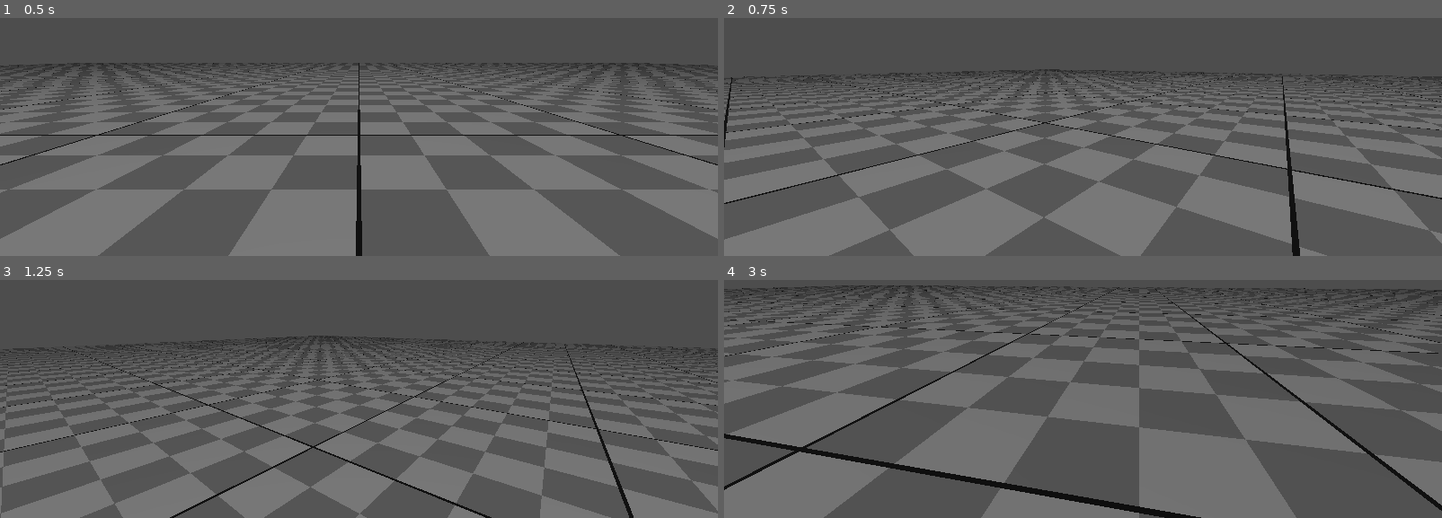
Above: before the commit, frames 1-4 (two rows, left to right).
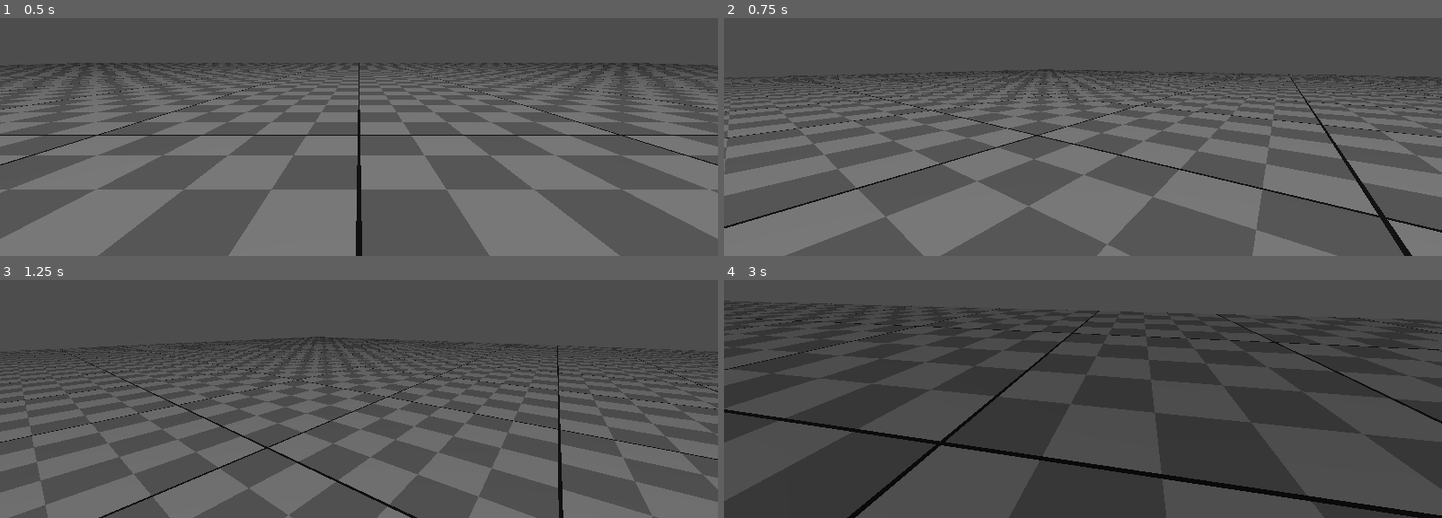
Above: after the commit, the same moments.

Repository: Aaron-Massey/untitledMazeGame
Game: Godot game, scene res://main.tscn
Two runs of this game, one before a commit and one after it. Both use one fixed random seed, a clock stepped at 60 frames per second and the inputs below.
Inputs (mouse positions are in pixels of both pictures, inside the frame that each line leads up to):
- Up to frame 1 (0.5 s): no input
- Up to frame 2 (0.75 s): move the mouse to (1118, 53) at 0.52 s; hold W (move_up) from 0.53 s (still down); hold Shift (move_sprint, bound only after the commit) from 0.53 s (still down); click (1118, 53) at 0.6 s
- Up to frame 3 (1.25 s): keep holding W (move_up); keep holding Shift (move_sprint, bound only after the commit); tap Space (jump) at 0.77, 1.07 s
- Up to frame 4 (3 s): keep holding W (move_up); move the mouse to (1047, 318) at 1.27 s; release Shift (move_sprint, bound only after the commit) at 1.28 s; tap Shift (move_sprint, bound only after the commit) at 1.35 s; tap Space (jump) at 1.52, 1.55, 1.82, 2.1 s; move the mouse to (1097, 308) at 2.02 s; click (1097, 308) at 2.3 s; move the mouse to (1075, 322) at 2.77 s; click (1075, 322) at 2.85 s

Frame 1 is identical in both runs. In frame 2, 24% of the frame differs, in the area x 0-100%, y 21-100%; in frame 3, 26%; in frame 4, 59%, in the area x 0-100%, y 2-100%.

Commit message:
updated character movement

Diff:
--- a/main.tscn
+++ b/main.tscn
@@ -1,22 +1,17 @@
 [gd_scene format=3 uid="uid://ddf3rnkg4j1ua"]
 
+[ext_resource type="Script" uid="uid://bdl0blcbpcuix" path="res://main.gd" id="1_h2yge"]
 [ext_resource type="PackedScene" uid="uid://dtsr1sipecr5w" path="res://assets/maps/testMap.tscn" id="2_0xm2m"]
 [ext_resource type="PackedScene" uid="uid://dikss4lhjyr5t" path="res://playerCharacter/Character.tscn" id="2_a0tk4"]
 
 [node name="Main" type="Node3D" unique_id=1523194918]
+script = ExtResource("1_h2yge")
 
 [node name="CharacterBody3D" parent="." unique_id=194776046 instance=ExtResource("2_a0tk4")]
 transform = Transform3D(1, 0, 0, 0, 1, 0, 0, 0, 1, 0, 1.9676371, 0)
 axis_lock_angular_y = true
 axis_lock_angular_z = true
-acceleration = 5.0
-deceleration = 25.0
-topSpeed = 10.0
-jumpVelocity = null
-FOV = null
-TILT_LOWER_LIMIT = null
-TILT_UPPER_LIMIT = null
-MOUSE_SENSITIVITY = null
+MOUSE_SENSITIVITY = 0.2
 
 [node name="TestMap" parent="." unique_id=609011090 instance=ExtResource("2_0xm2m")]
 transform = Transform3D(1, 0, 0, 0, 1, 0, 0, 0, 1, -0.06508255, 0, 0.021953583)
--- a/playerCharacter/Character.tscn
+++ b/playerCharacter/Character.tscn
@@ -22,3 +22,5 @@
 transform = Transform3D(1, 0, 0, 0, 1, 0, 0, 0, 1, 0, 0.5, 0)
 
 [node name="Camera3D" type="Camera3D" parent="Neck" unique_id=1477866470]
+visibility_parent = NodePath("../../MeshInstance3D")
+cull_mask = 1048573
--- a/playerCharacter/character.gd
+++ b/playerCharacter/character.gd
@@ -1,72 +1,130 @@
 extends CharacterBody3D
+
 @export_category("Movement")
-@export var acceleration : float = 10.0
-@export var deceleration : float = 15.0
-@export var topSpeed : float = 100.0
-@export var jumpVelocity : float = 4.5
+@export var acceleration: float = 10.0
+@export var deceleration: float = 15.0
+@export var top_speed: float = 100.0
+@export var jump_velocity: float = 4.5
+@export var turn_friction: float = 3.0
+
+@export_category("Sprint & Stamina")
+@export var sprint_speed: float = 14.0
+@export var sprint_acceleration: float = 60.0
+@export var max_stamina: float = 100.0
+@export var stamina_drain_rate: float = 25.0
+@export var stamina_walk_recovery_rate: float = 10.0
+@export var stamina_idle_recovery_rate: float = 35.0
+
 @export_category("Camera Settings")
-@export var FOV : float = 75
-@export var TILT_LOWER_LIMIT : float = -90
-@export var TILT_UPPER_LIMIT : float = 90
-@export var MOUSE_SENSITIVITY : float = 0.5
+@export var fov: float = 75.0
+@export var tilt_lower_limit: float = -90.0
+@export var tilt_upper_limit: float = 90.0
+@export var mouse_sensitivity: float = 0.5
+
+var current_stamina: float = 100.0
+var is_sprinting: bool = false
+var is_exhausted: bool = false
+var _yaw_input: float
+var _pitch_input: float
+
+@onready var camera_controller: Camera3D = $Neck/Camera3D
 
 
-@onready var CAMERA_CONTROLLER = $Neck/Camera3D
+func _ready() -> void:
+	camera_controller.fov = fov
+	Input.mouse_mode = Input.MOUSE_MODE_CAPTURED
+	current_stamina = max_stamina
 
-var _yaw_input : float #Camera left and right
-var _pitch_input : float #Camera up and down
-
-func _ready() -> void:
-	CAMERA_CONTROLLER.fov = FOV;
-	Input.mouse_mode = Input.MOUSE_MODE_CAPTURED
 
 func _unhandled_input(event: InputEvent) -> void:
 	if event is InputEventMouseMotion and Input.mouse_mode == Input.MOUSE_MODE_CAPTURED:
-		_yaw_input += -event.relative.x * MOUSE_SENSITIVITY
-		_pitch_input += -event.relative.y * MOUSE_SENSITIVITY
+		_yaw_input += -event.relative.x * mouse_sensitivity
+		_pitch_input += -event.relative.y * mouse_sensitivity
+
 
 func _physics_process(delta: float) -> void:
-	# Add the gravity.
 	if not is_on_floor():
 		velocity += get_gravity() * delta
 
+	process_other_inputs()
 	move(delta)
-	updateCamera(delta)
+	update_camera()
 	move_and_slide()
 
 
-func move(delta) -> void:
-	# Handle jump.
+func move(delta: float) -> void:
 	if Input.is_action_just_pressed("jump") and is_on_floor():
-		velocity.y = jumpVelocity
+		velocity.y = jump_velocity
 
-	# Get the input direction
 	var input_dir := Input.get_vector("move_left", "move_right", "move_up", "move_down")
 	var direction := (transform.basis * Vector3(input_dir.x, 0, input_dir.y)).normalized()
 
-	# Isolate our X/Z movement from our Y (gravity/jump) movement
+	if current_stamina <= 0.0:
+		is_exhausted = true
+	elif current_stamina >= 20.0:
+		is_exhausted = false
+
+	if Input.is_action_pressed("move_sprint") and direction != Vector3.ZERO and not is_exhausted:
+		is_sprinting = true
+	else:
+		is_sprinting = false
+
+	if is_sprinting:
+		current_stamina -= stamina_drain_rate * delta
+	elif direction != Vector3.ZERO:
+		current_stamina += stamina_walk_recovery_rate * delta
+	else:
+		current_stamina += stamina_idle_recovery_rate * delta
+
+	current_stamina = clamp(current_stamina, 0.0, max_stamina)
+
+	var active_speed := sprint_speed if is_sprinting else top_speed
+	var active_accel := sprint_acceleration if is_sprinting else acceleration
+
 	var current_xz := Vector3(velocity.x, 0, velocity.z)
-	var target_xz : Vector3 = direction * topSpeed
+	var target_xz: Vector3 = direction * active_speed
 
 	if direction:
-		# Accelerate the vector as a whole
-		current_xz = current_xz.move_toward(target_xz, acceleration * delta)
+		var accel_multiplier := 1.0
+
+		if current_xz.length() > 0.5:
+			var momentum_alignment := direction.dot(current_xz.normalized())
+			if momentum_alignment < 0.9:
+				accel_multiplier = turn_friction
+
+		current_xz = current_xz.move_toward(target_xz, active_accel * accel_multiplier * delta)
 	else:
-		# Decelerate the vector as a whole
 		current_xz = current_xz.move_toward(Vector3.ZERO, deceleration * delta)
 
-	# Apply the newly calculated X/Z values back to the actual velocity
 	velocity.x = current_xz.x
 	velocity.z = current_xz.z
 
-func updateCamera(delta) -> void:
+
+func update_camera() -> void:
 	rotate_y(deg_to_rad(_yaw_input))
+	camera_controller.rotate_x(deg_to_rad(_pitch_input))
 
-	CAMERA_CONTROLLER.rotate_x(deg_to_rad(_pitch_input))
-
-	var lowerLimit = deg_to_rad(TILT_LOWER_LIMIT)
-	var upperLimit = deg_to_rad(TILT_UPPER_LIMIT)
-	CAMERA_CONTROLLER.rotation.x = clamp(CAMERA_CONTROLLER.rotation.x, lowerLimit, upperLimit)
+	var lower_limit := deg_to_rad(tilt_lower_limit)
+	var upper_limit := deg_to_rad(tilt_upper_limit)
+	camera_controller.rotation.x = clamp(camera_controller.rotation.x, lower_limit, upper_limit)
 
 	_yaw_input = 0.0
 	_pitch_input = 0.0
+
+
+func process_other_inputs() -> void:
+	if Input.is_action_just_pressed("debug_reset"):
+		set_pos(Vector3(0, 10, 0))
+	if Input.is_action_just_pressed("contain_mouse"):
+		Input.mouse_mode = Input.MOUSE_MODE_CAPTURED
+	if Input.is_action_just_pressed("release_mouse"):
+		Input.mouse_mode = Input.MOUSE_MODE_VISIBLE
+
+
+func get_pos() -> Vector3:
+	return self.position
+
+
+func set_pos(new_pos: Vector3) -> void:
+	self.global_position = new_pos
+	self.velocity = Vector3.ZERO
--- a/project.godot
+++ b/project.godot
@@ -54,11 +54,32 @@
 , Object(InputEventJoypadButton,"resource_local_to_scene":false,"resource_name":"","device":-1,"button_index":0,"pressure":0.0,"pressed":false,"script":null)
 ]
 }
+move_sprint={
+"deadzone": 0.2,
+"events": [Object(InputEventKey,"resource_local_to_scene":false,"resource_name":"","device":-1,"window_id":0,"alt_pressed":false,"shift_pressed":false,"ctrl_pressed":false,"meta_pressed":false,"pressed":false,"keycode":0,"physical_keycode":4194325,"key_label":0,"unicode":0,"location":0,"echo":false,"script":null)
+, Object(InputEventKey,"resource_local_to_scene":false,"resource_name":"","device":-1,"window_id":0,"alt_pressed":false,"shift_pressed":false,"ctrl_pressed":false,"meta_pressed":false,"pressed":false,"keycode":0,"physical_keycode":4194326,"key_label":0,"unicode":0,"location":0,"echo":false,"script":null)
+]
+}
+debug_reset={
+"deadzone": 0.2,
+"events": [Object(InputEventKey,"resource_local_to_scene":false,"resource_name":"","device":-1,"window_id":0,"alt_pressed":false,"shift_pressed":false,"ctrl_pressed":false,"meta_pressed":false,"pressed":false,"keycode":0,"physical_keycode":82,"key_label":0,"unicode":114,"location":0,"echo":false,"script":null)
+]
+}
+release_mouse={
+"deadzone": 0.2,
+"events": [Object(InputEventKey,"resource_local_to_scene":false,"resource_name":"","device":-1,"window_id":0,"alt_pressed":false,"shift_pressed":false,"ctrl_pressed":false,"meta_pressed":false,"pressed":false,"keycode":0,"physical_keycode":4194305,"key_label":0,"unicode":0,"location":0,"echo":false,"script":null)
+]
+}
+contain_mouse={
+"deadzone": 0.2,
+"events": [Object(InputEventMouseButton,"resource_local_to_scene":false,"resource_name":"","device":-1,"window_id":0,"alt_pressed":false,"shift_pressed":false,"ctrl_pressed":false,"meta_pressed":false,"button_mask":1,"position":Vector2(153, 16),"global_position":Vector2(162, 64),"factor":1.0,"button_index":1,"canceled":false,"pressed":true,"double_click":false,"script":null)
+]
+}
 
 [layer_names]
 
-3d_render/layer_1="Player"
-3d_render/layer_2="Ground"
+3d_render/layer_1="Base Layer"
+3d_render/layer_2="Player"
 
 [physics]
 
@@ -67,5 +88,3 @@
 [rendering]
 
 rendering_device/driver.windows="d3d12"
-renderer/rendering_method="gl_compatibility"
-renderer/rendering_method.mobile="gl_compatibility"
Not shown, changed: .gitignore
